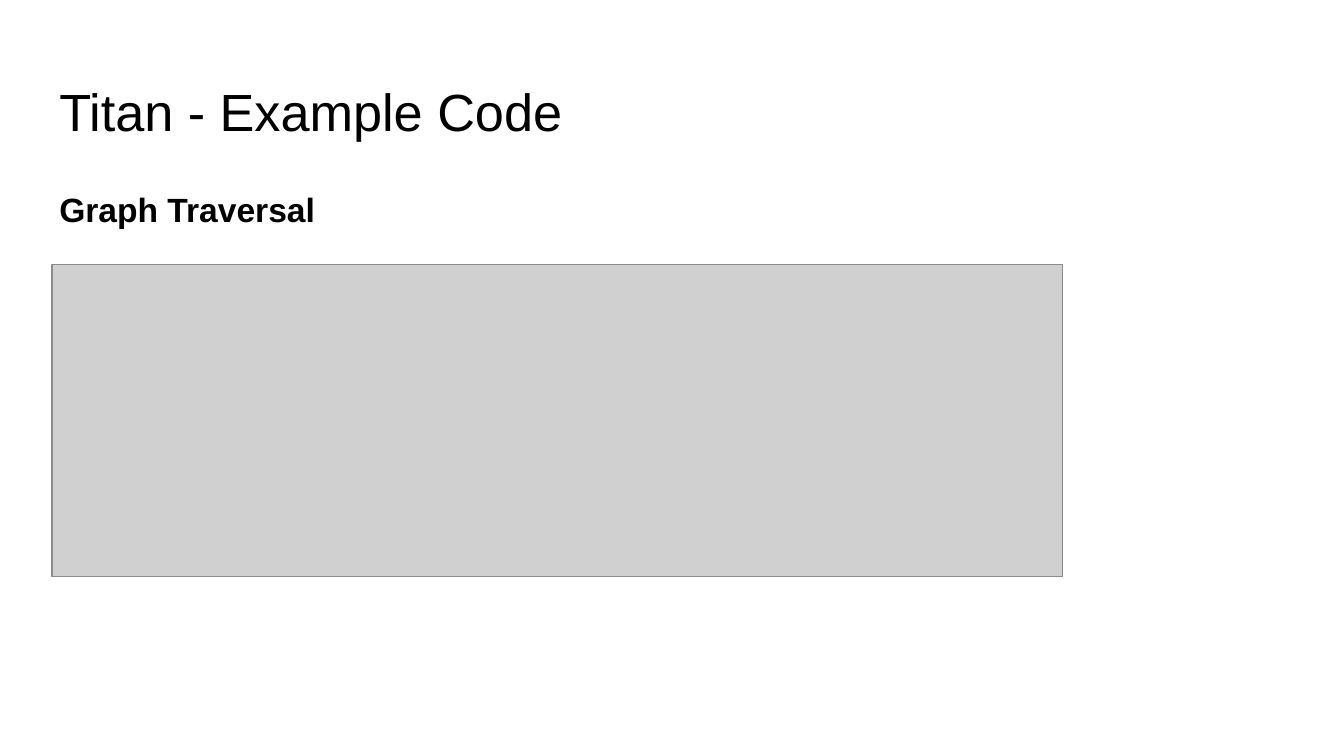
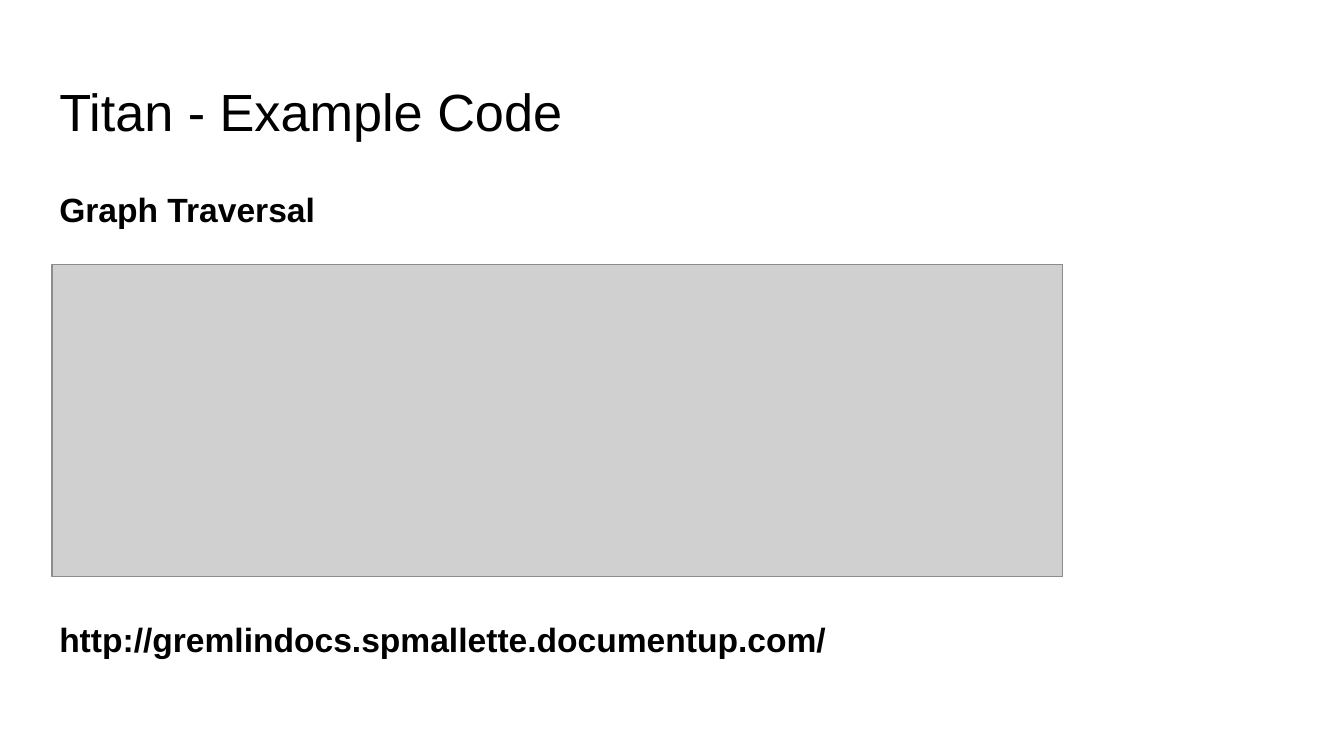
Before and after one commit to zdata-inc/draper-spark-training, a slide deck: slide 16 of slides/Graph slides.pptx. Drawn at 1344x756 pixels with LibreOffice and Linux fonts; fonts in the diff are those of the drawing; grey boxes stand for pictures. Boxes give left, top, right and bottom in pixels: in the first picture for what was removed or moved away, otherwise in the second. Text is boxed around its words. In the diff, an @@ line names an element or a change of style, - is before the commit and + after.

Commit message:
Graph slides updated

```diff
--- a/slides/Graph slides.pptx
+++ b/slides/Graph slides.pptx
@@ text at <box>59,627,825,659</box>: paragraph added @@
+http://gremlindocs.spmallette.documentup.com/
```
